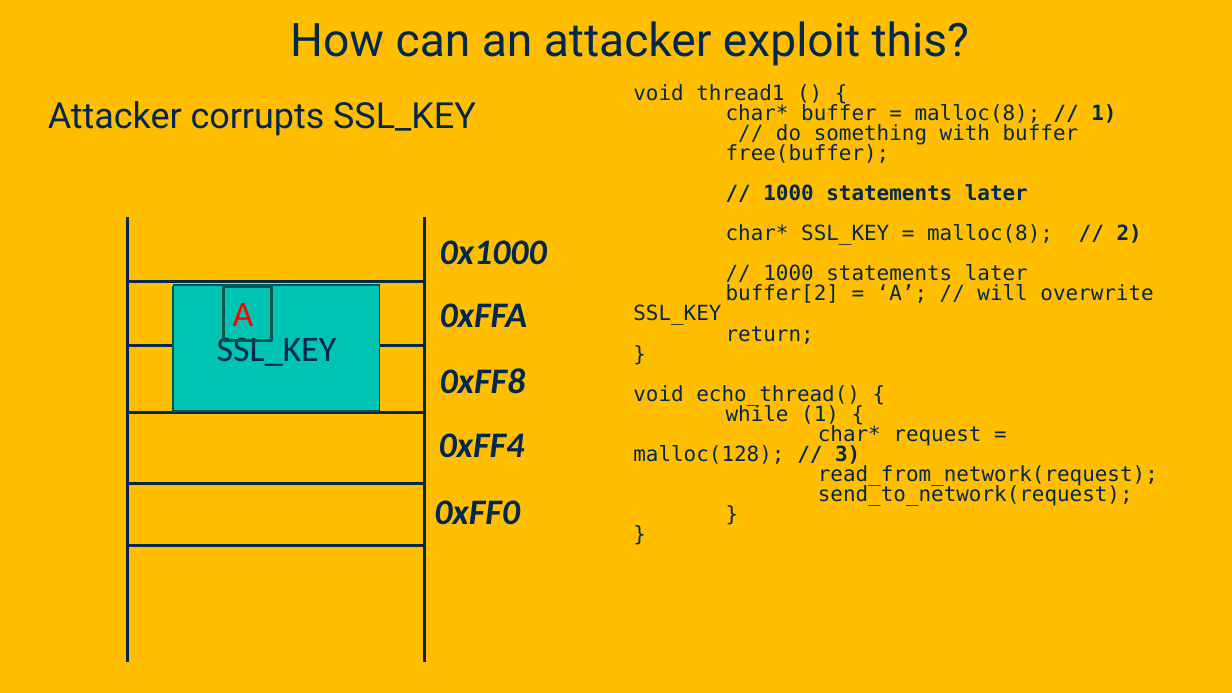
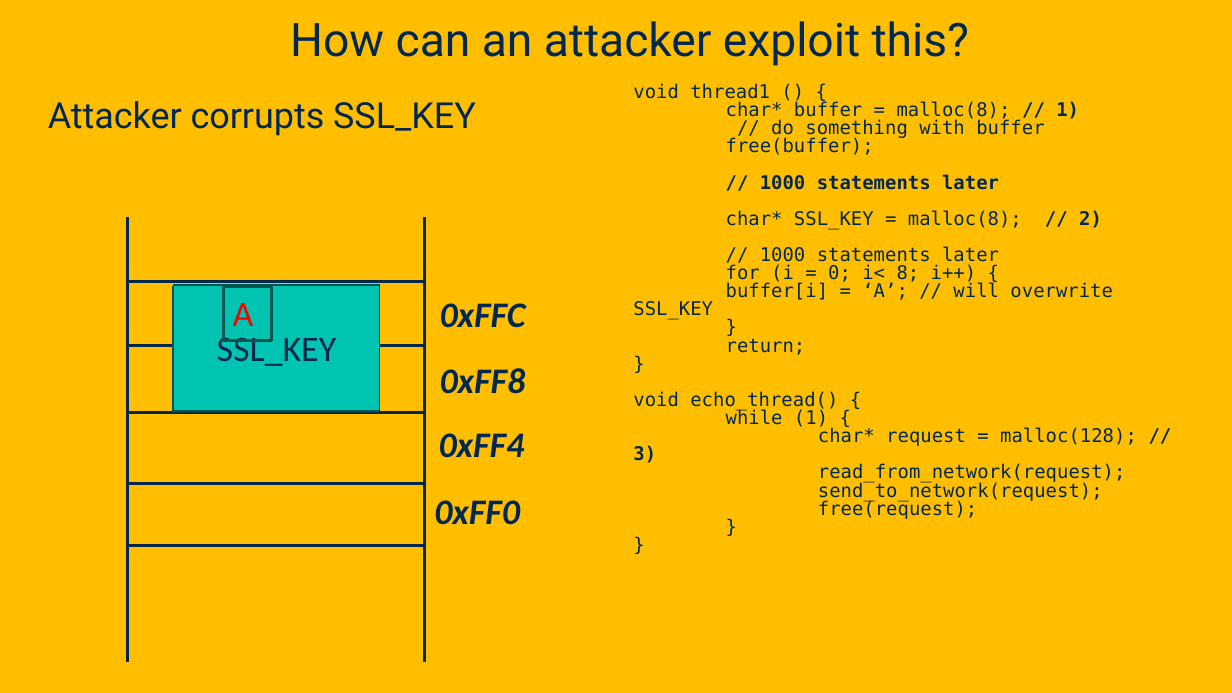
Before and after one commit to davsec-teaching/ecs160-f25, a slide deck: slide 82 of slides/9_software_security.pptx (slide 81 before the commit). Drawn at 1232x693 pixels with LibreOffice and Linux fonts; fonts in the diff are those of the drawing; background and template pictures are left out. Boxes give left, top, right and bottom in pixels: in the first picture for what was removed or moved away, otherwise in the second. Text is boxed around its words. In the diff, an @@ line names an element or a change of style, - is before the commit and + after.

```diff
--- a/slides/9_software_security.pptx
+++ b/slides/9_software_security.pptx
@@ text at <box>633,83,1137,483</box>: size 16.3 to 14.7 pt in "void thread1 () { char* buffer = ...", "free(buffer);", "// 1000 statements later", "char* SSL_KEY = malloc(8); // 2)" and 4 more places @@
@@ text removed at <box>440,240,547,265</box> @@
-0x1000
@@ text at <box>726,246,1113,355</box>: text changed; size 16.3 to 14.7 pt @@
-// 1000 statements later
-buffer[2] = ‘A’; // will overwrite SSL_KEY
-return;
-}
+// 1000 statements later
+for (i = 0; i< 8; i++) {
+buffer[i] = ‘A’; // will overwrite SSL_KEY
+}
+return;
+}
@@ text at <box>440,303,526,328</box>: text changed @@
-0xFFA
+0xFFC
@@ text at <box>818,482,1103,519</box>: text changed; size 16.3 to 14.7 pt @@
-send_to_network(request);
-}
-}
+send_to_network(request);
+free(request);
+}
+}
```
Also in this commit, not shown: 13 other slides changed, 5 slides added, 1 slide removed.
